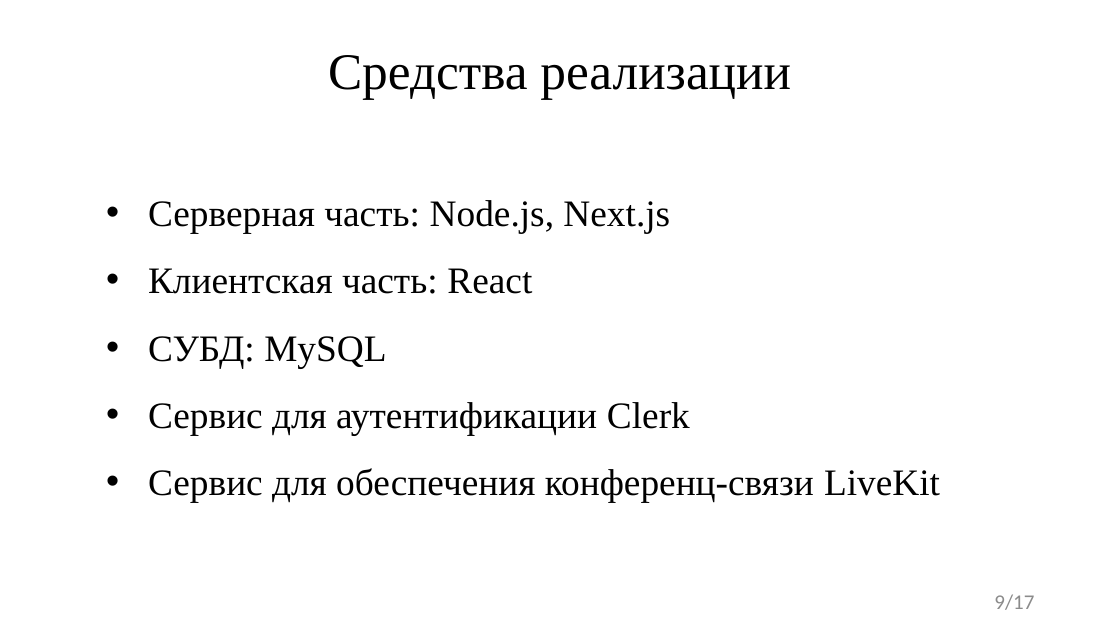
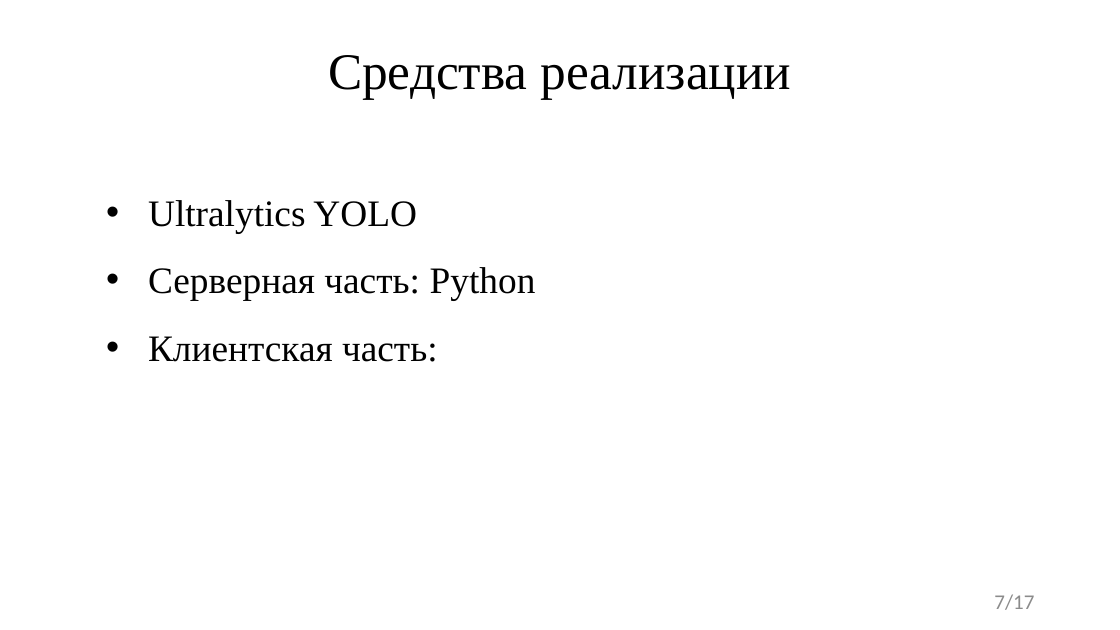
Before and after one commit to FaceMan01/Homework, a slide deck: slide 7 of ВКР/Презентация ВКР.pptx (slide 9 before the commit). Drawn at 1120x630 pixels with LibreOffice and Linux fonts; fonts in the diff are those of the drawing. Boxes give left, top, right and bottom in pixels: in the first picture for what was removed or moved away, otherwise in the second. Text is boxed around its words. In the diff, an @@ line names an element or a change of style, - is before the commit and + after.

```diff
--- a/ВКР/Презентация ВКР.pptx
+++ b/ВКР/Презентация ВКР.pptx
@@ text at [148,200,536,362]: text changed @@
-• Серверная часть: Node.js, Next.js
-• Клиентская часть: React
-• СУБД: MySQL
-• Сервис для аутентификации Clerk
-• Сервис для обеспечения конференц-связи LiveKit
+• Ultralytics YOLO
+• Серверная часть: Python
+• Клиентская часть:
@@ page number at [994,594,1034,610]: text changed @@
-9/17
+7/17
```
Also in this commit, not shown: 5 other slides changed, 3 slides added, 4 slides removed, 1 other file.
